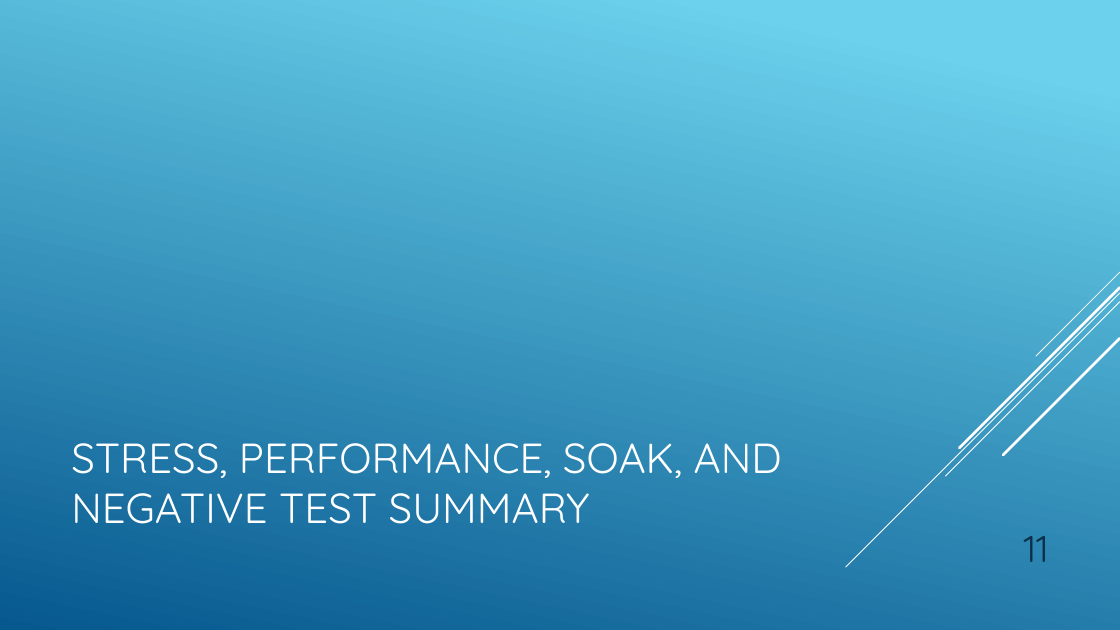
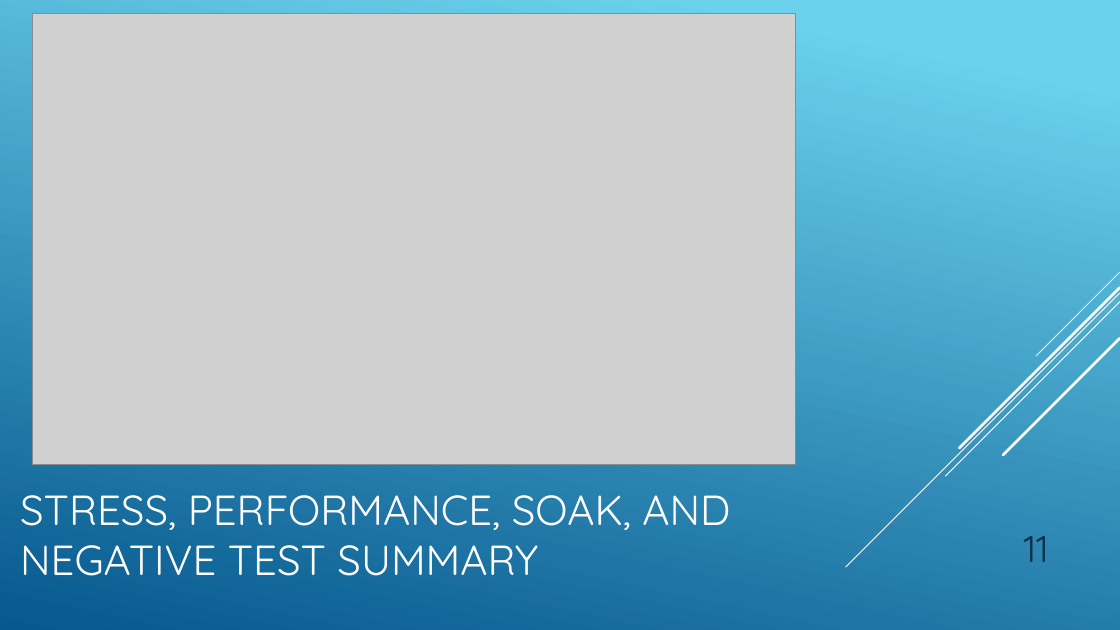
Before and after one commit to AndrewERAU/Calendar, a slide deck: slide 11 of docs/SE420_Sverdrup_Leffler_DiPinto_Velarde.pptx. Drawn at 1120x630 pixels with LibreOffice and Linux fonts; fonts in the diff are those of the drawing; grey boxes stand for pictures. Boxes give left, top, right and bottom in pixels: in the first picture for what was removed or moved away, otherwise in the second. Text is boxed around its words. In the diff, an @@ line names an element or a change of style, - is before the commit and + after.

```diff
--- a/docs/SE420_Sverdrup_Leffler_DiPinto_Velarde.pptx
+++ b/docs/SE420_Sverdrup_Leffler_DiPinto_Velarde.pptx
@@ picture added at [32,13,796,465] @@
@@ title "STRESS, PERFORMANCE, SOAK, AND NEGATIVE ...": place and size @@
-title "STRESS, PERFORMANCE, SOAK, AND NEGATIVE ..." at [71,443,782,524]
+title "STRESS, PERFORMANCE, SOAK, AND NEGATIVE ..." at [20,495,730,576]
```
Also in this commit, not shown: 1 other slide changed, 1 other file.
